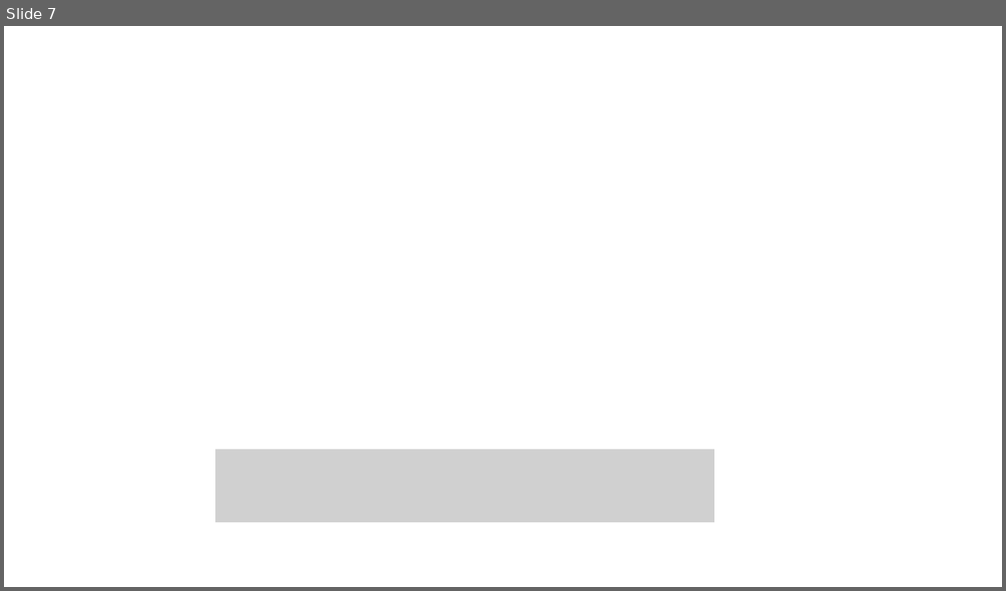
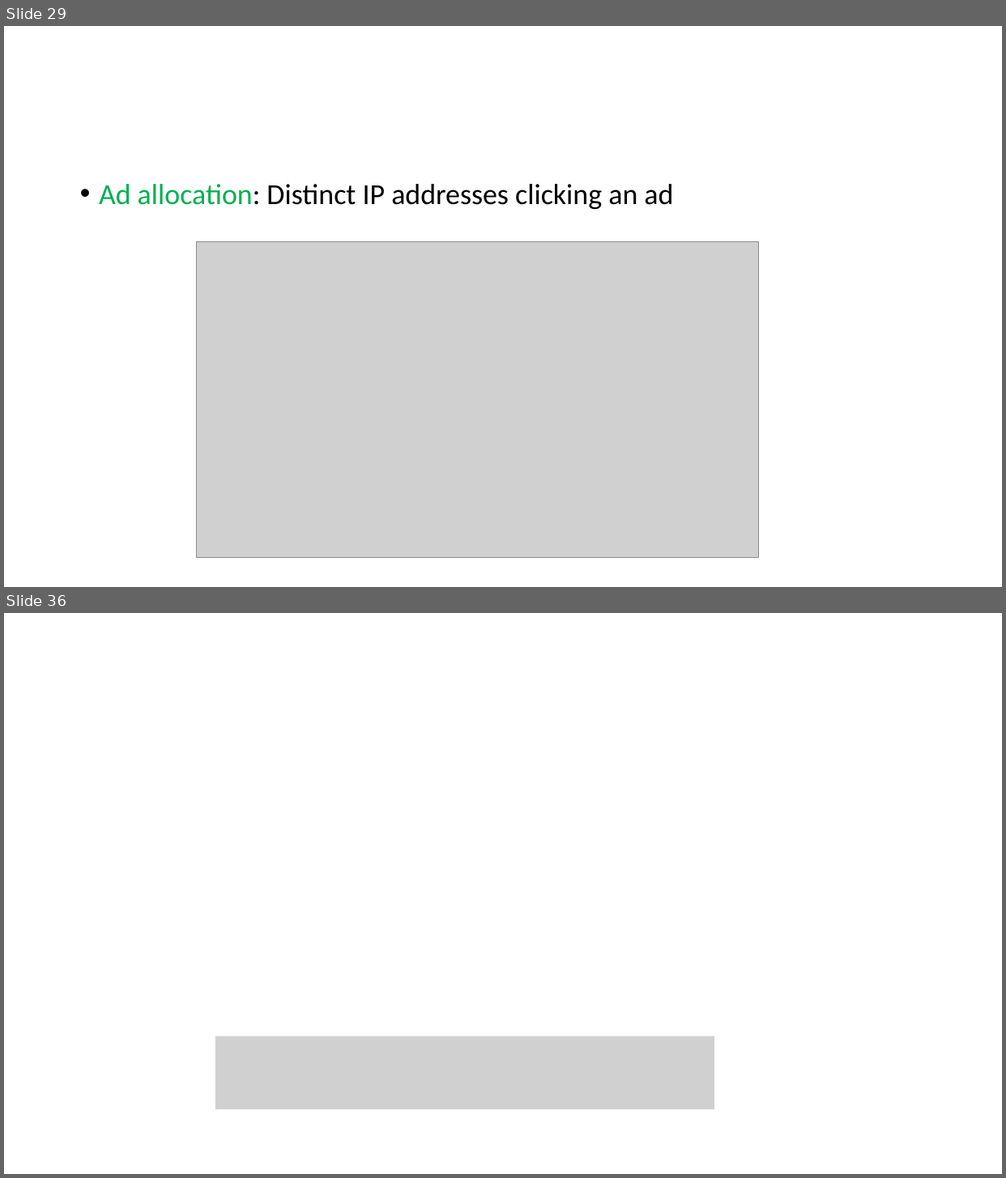
Before and after one commit to samsonzhou/samsonzhou.github.io, a slide deck: CSCE689-23/L16.pptx. Shown one above the other, each under a label of ours: slide 7 before the commit, slides 29 and 36 after it; the slides between them are not shown. The pictures are 1006x591 and 1006x1178 pixels, drawn with LibreOffice and Linux fonts; fonts in the diff are those of the drawing; grey boxes stand for pictures. Boxes give left, top, right and bottom in pixels: in the first picture for what was removed or moved away, otherwise in the second. Text is boxed around its words. In the diff, an @@ line names an element or a change of style, - is before the commit and + after.

```diff
--- a/CSCE689-23/L16.pptx
+++ b/CSCE689-23/L16.pptx
@@ slide 29 added at [4, 26, 1002, 587], background #FFFFFF @@
@@ text added at [99, 184, 673, 209], 28 pt, text #000000 @@
+• Ad allocation: Distinct IP addresses clicking an ad
@@ picture added at [197, 241, 758, 557] @@
@@ what was slide 7 is now slide 36 @@
```
Also in this commit, not shown: 28 other slides added.
